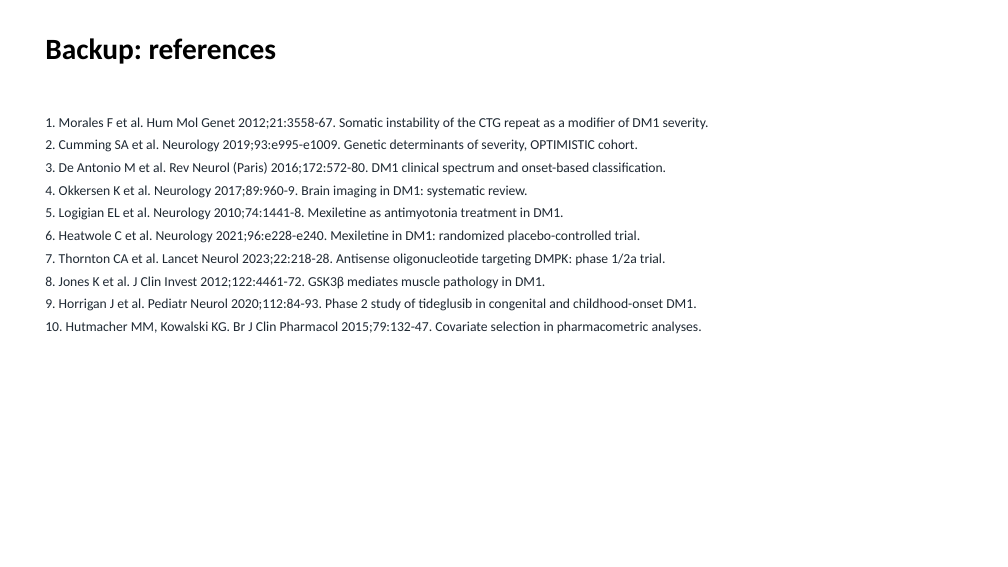
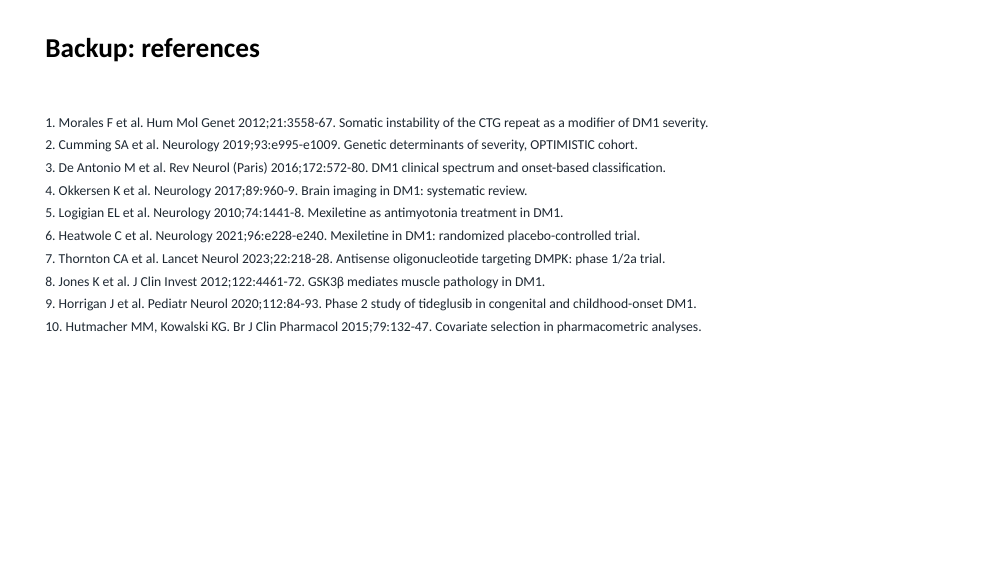
Before and after one commit to euibeom135-cell/acop2026-hackathon-team1, a slide deck: slide 13 of slides/Team1_DM1_slides.pptx (slide 10 before the commit). Drawn at 1008x567 pixels with LibreOffice and Linux fonts; fonts in the diff are those of the drawing. Boxes give left, top, right and bottom in pixels: in the first picture for what was removed or moved away, otherwise in the second. Text is boxed around its words. In the diff, an @@ line names an element or a change of style, - is before the commit and + after.

```diff
--- a/slides/Team1_DM1_slides.pptx
+++ b/slides/Team1_DM1_slides.pptx
@@ title "Backup: references" at (45,38,260,62): size 28 to 26 pt @@
```
Also in this commit, not shown: 5 other slides changed, 7 slides added, 4 slides removed, 3 other files.
